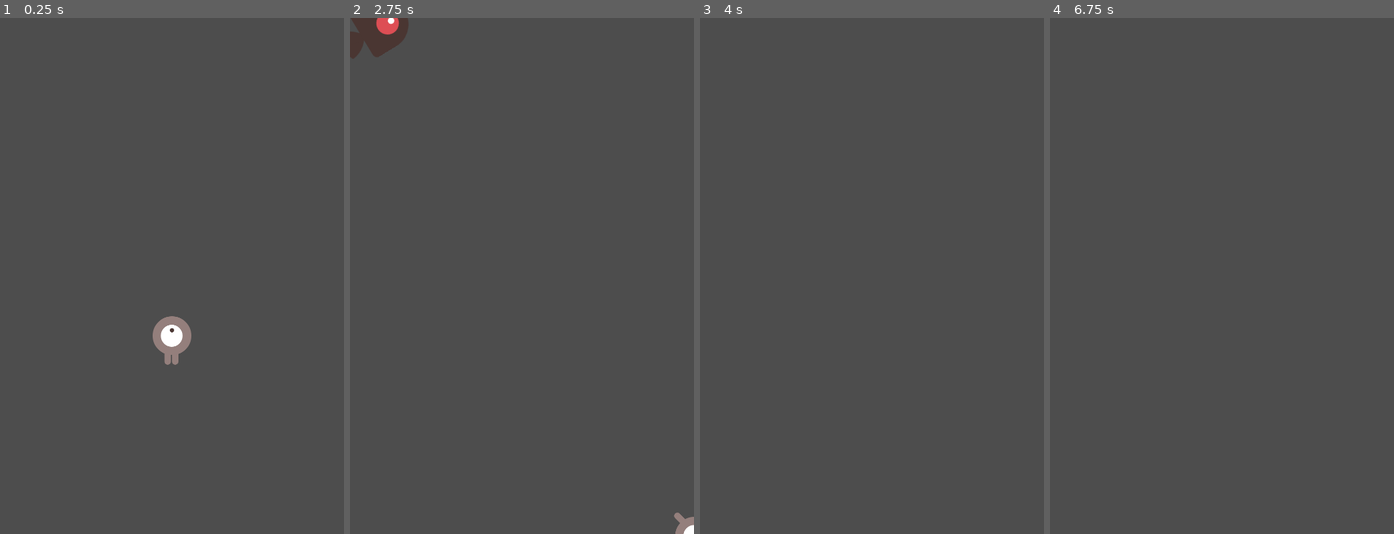
Above: before the commit, frames 1-4 (left to right).
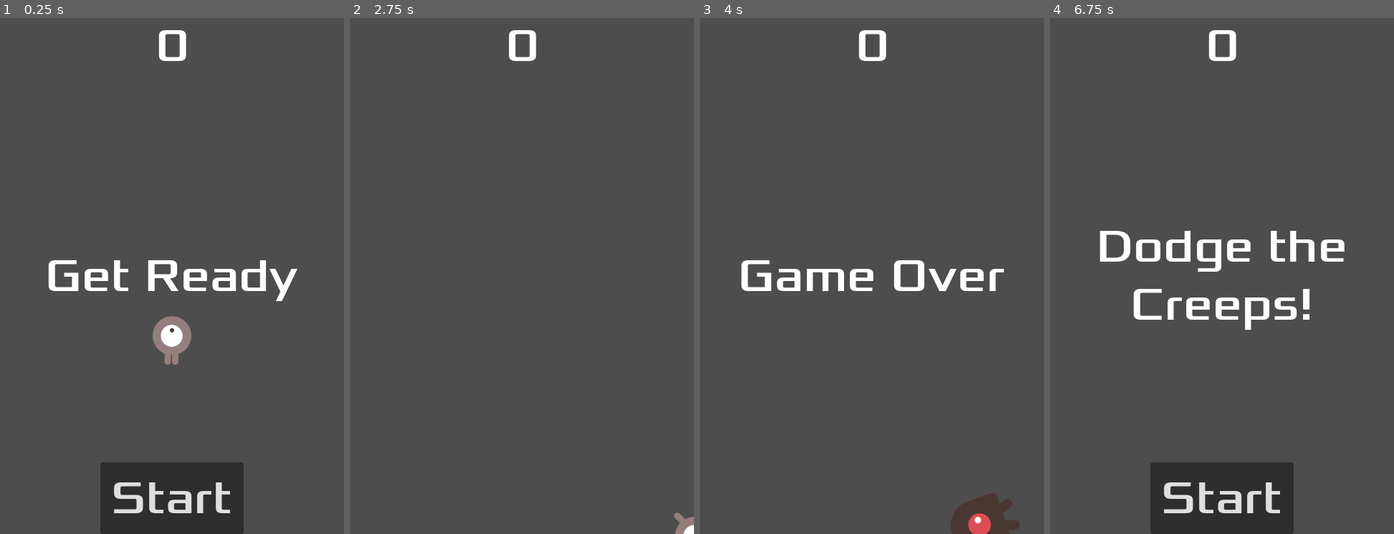
Above: after the commit, the same moments.

Repository: ShininDark/DodgeTheCreep
Game: Godot game, scene res://scenes/main.tscn
The game is run twice, just before and just after one commit, with the same random seed, the same clock (stepped at 60 frames per second) and the same inputs.
Inputs (mouse positions are in pixels of both pictures, inside the frame that each line leads up to):
- Up to frame 1 (0.25 s): no input
- Up to frame 2 (2.75 s): click (522, 497) at 0.5 s, where only the run after the commit has a clickable "Start"; tap Enter at 1.25 s; hold D (move_right) 1.28-2.03 s; hold S (move_down) from 2.03 s (still down)
- Up to frame 3 (4 s): release S (move_down) at 2.78 s; hold D (move_right) 2.78-3.53 s; hold W (move_up) from 3.53 s (still down)
- Up to frame 4 (6.75 s): release W (move_up) at 4.28 s; hold A (move_left) 4.28-5.78 s; tap Space at 5 s; hold S (move_down) 5.78-6.53 s; tap Enter at 6.5 s; hold D (move_right) from 6.53 s (still down)

The runs differ from the first frame. In frame 1, 7.8% of the frame differs, in the area x 13-87%, y 2-100%; in frame 2, 1.3%; in frame 3, 3.1%; in frame 4, 9.0%, in the area x 14-86%, y 2-100%.
Error after the commit: Invalid call to function 'update_score' in base 'CanvasLayer (hud.gd)'. Expected 1 arguments. (res://scripts/main.gd:48)

Commit message:
Added HUD

Diff:
--- /dev/null
+++ b/scenes/hud.tscn
@@ -0,0 +1,63 @@
+[gd_scene load_steps=3 format=3 uid="uid://dasgx1y0h7app"]
+
+[ext_resource type="Script" uid="uid://cw5yhwnw4n5m0" path="res://scripts/hud.gd" id="1_oo0fn"]
+[ext_resource type="FontFile" uid="uid://d2u7b7lh6bjuf" path="res://assets/fonts/Xolonium-Regular.ttf" id="2_5ysmq"]
+
+[node name="HUD" type="CanvasLayer"]
+script = ExtResource("1_oo0fn")
+
+[node name="ScoreLabel" type="Label" parent="."]
+anchors_preset = 5
+anchor_left = 0.5
+anchor_right = 0.5
+offset_left = -22.5
+offset_right = 22.5
+offset_bottom = 78.0
+grow_horizontal = 2
+theme_override_fonts/font = ExtResource("2_5ysmq")
+theme_override_font_sizes/font_size = 64
+text = "0"
+horizontal_alignment = 1
+vertical_alignment = 1
+
+[node name="Message" type="Label" parent="."]
+anchors_preset = 8
+anchor_left = 0.5
+anchor_top = 0.5
+anchor_right = 0.5
+anchor_bottom = 0.5
+offset_left = -240.0
+offset_top = -120.0
+offset_right = 240.0
+offset_bottom = 120.0
+grow_horizontal = 2
+grow_vertical = 2
+theme_override_fonts/font = ExtResource("2_5ysmq")
+theme_override_font_sizes/font_size = 64
+text = "Dodge the Creeps!"
+horizontal_alignment = 1
+vertical_alignment = 1
+autowrap_mode = 2
+
+[node name="StartButton" type="Button" parent="."]
+custom_minimum_size = Vector2(200, 100)
+anchors_preset = 7
+anchor_left = 0.5
+anchor_top = 1.0
+anchor_right = 0.5
+anchor_bottom = 1.0
+offset_left = -100.0
+offset_top = -100.0
+offset_right = 100.0
+grow_horizontal = 2
+grow_vertical = 0
+theme_override_fonts/font = ExtResource("2_5ysmq")
+theme_override_font_sizes/font_size = 64
+text = "Start"
+
+[node name="MessageTimer" type="Timer" parent="."]
+wait_time = 2.0
+one_shot = true
+
+[connection signal="pressed" from="StartButton" to="." method="_on_start_button_pressed"]
+[connection signal="timeout" from="MessageTimer" to="." method="_on_message_timer_timeout"]
--- a/scenes/main.tscn
+++ b/scenes/main.tscn
@@ -1,8 +1,9 @@
-[gd_scene load_steps=5 format=3 uid="uid://iwya8h11ripl"]
+[gd_scene load_steps=6 format=3 uid="uid://iwya8h11ripl"]
 
 [ext_resource type="Script" uid="uid://cflels8fghe1i" path="res://scripts/main.gd" id="1_sugp2"]
 [ext_resource type="PackedScene" uid="uid://dq4nrghv46460" path="res://scenes/mob.tscn" id="2_jyhfs"]
 [ext_resource type="PackedScene" uid="uid://22g0qgwf761o" path="res://scenes/player.tscn" id="3_tbgi4"]
+[ext_resource type="PackedScene" uid="uid://dasgx1y0h7app" path="res://scenes/hud.tscn" id="4_jyhfs"]
 
 [sub_resource type="Curve2D" id="Curve2D_tefeu"]
 _data = {
@@ -35,7 +36,10 @@
 position = Vector2(2, 1)
 rotation = 0.00626297
 
+[node name="HUD" parent="." instance=ExtResource("4_jyhfs")]
+
 [connection signal="hit" from="Player" to="." method="game_over"]
 [connection signal="timeout" from="MobTimer" to="." method="_on_mob_timer_timeout"]
 [connection signal="timeout" from="ScoreTimer" to="." method="_on_score_timer_timeout"]
 [connection signal="timeout" from="StartTimer" to="." method="_on_start_timer_timeout"]
+[connection signal="start_game" from="HUD" to="." method="new_game"]
--- a/scenes/mob.tscn
+++ b/scenes/mob.tscn
@@ -48,7 +48,7 @@
 radius = 35.0
 height = 98.0
 
-[node name="Mob" type="RigidBody2D"]
+[node name="Mob" type="RigidBody2D" groups=["mobs"]]
 position = Vector2(57, 28)
 collision_mask = 0
 gravity_scale = 0.0
--- /dev/null
+++ b/scripts/hud.gd
@@ -0,0 +1,30 @@
+extends CanvasLayer
+
+#To notify 'Main' node that button has been pressed
+signal start_game
+
+func show_message(text):
+	$Message.text = text
+	$Message.show()
+	$MessageTimer.start()
+
+func show_game_over():
+	show_message("Game Over")
+	# Wait until MessageTimer has counted down
+	await $MessageTimer.timeout
+
+	$Message.text = "Dodge the Creeps!"
+	$Message.show()
+	await get_tree().create_timer(1.0).timeout
+	$StartButton.show()
+
+func update_score(score):
+	$ScoreLabel.text = str(score)
+
+
+func _on_start_button_pressed() -> void:
+	$StartButton.hide()
+	start_game.emit()
+
+func _on_message_timer_timeout() -> void:
+	$Message.hide()
--- a/scripts/main.gd
+++ b/scripts/main.gd
@@ -10,11 +10,15 @@
 func game_over() -> void:
 	$ScoreTimer.stop()
 	$MobTimer.stop()
+	$HUD.show_game_over()
 
 func new_game():
 	score = 0
 	$Player.start($StartPosition.position)
 	$StartTimer.start()
+	$HUD.update_score(score)
+	$HUD.show_message("Get Ready")
+	get_tree().call_group("mobs", "queue_free")
 
 
 
@@ -41,6 +45,7 @@
 
 func _on_score_timer_timeout() -> void:
 	score += 1
+	$HUD.update_score()
 
 
 func _on_start_timer_timeout() -> void:
Not shown, added: scripts/hud.gd.uid
